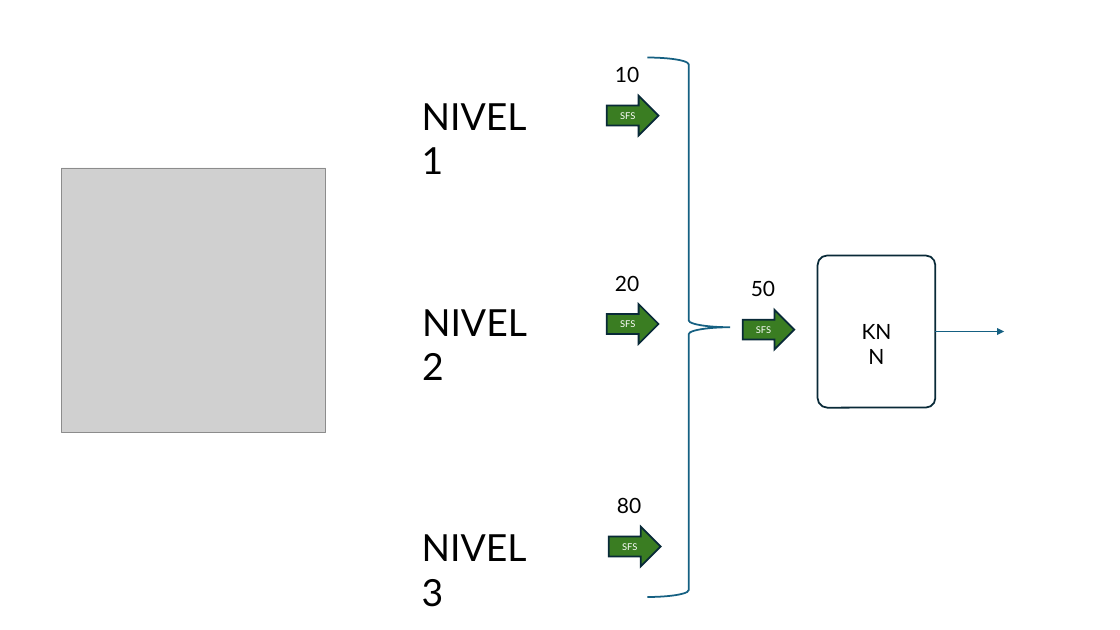
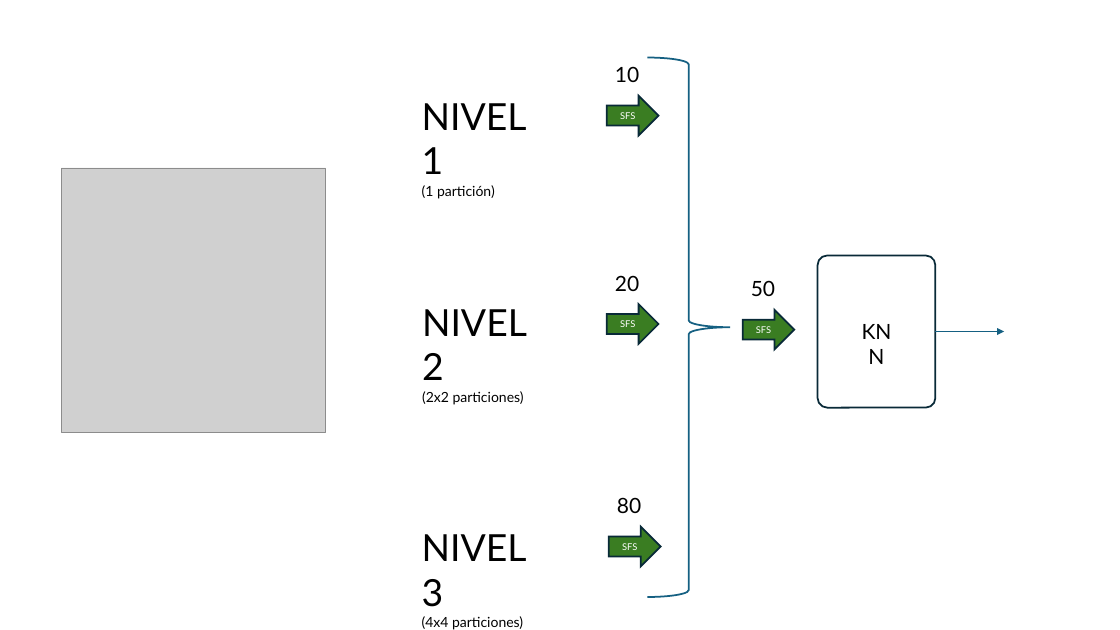
Before and after one commit to MFMG99/patrones, a slide deck: slide 12 of clases/Cap02_Extraccion_de_Caracteristicas/presentations/PAT02_Tarea02.pptx. Drawn at 1120x630 pixels with LibreOffice and Linux fonts; fonts in the diff are those of the drawing; grey boxes stand for pictures. Boxes give left, top, right and bottom in pixels: in the first picture for what was removed or moved away, otherwise in the second. Text is boxed around its words. In the diff, an @@ line names an element or a change of style, - is before the commit and + after.

```diff
--- a/clases/Cap02_Extraccion_de_Caracteristicas/presentations/PAT02_Tarea02.pptx
+++ b/clases/Cap02_Extraccion_de_Caracteristicas/presentations/PAT02_Tarea02.pptx
@@ text at <box>422,185,495,199</box>: paragraph added @@
+(1 partición)
@@ text at <box>422,391,524,405</box>: paragraph added @@
+(2x2 particiones)
@@ text at <box>422,616,523,630</box>: paragraph added @@
+(4x4 particiones)
```
Also in this commit, not shown: 1 other file.
